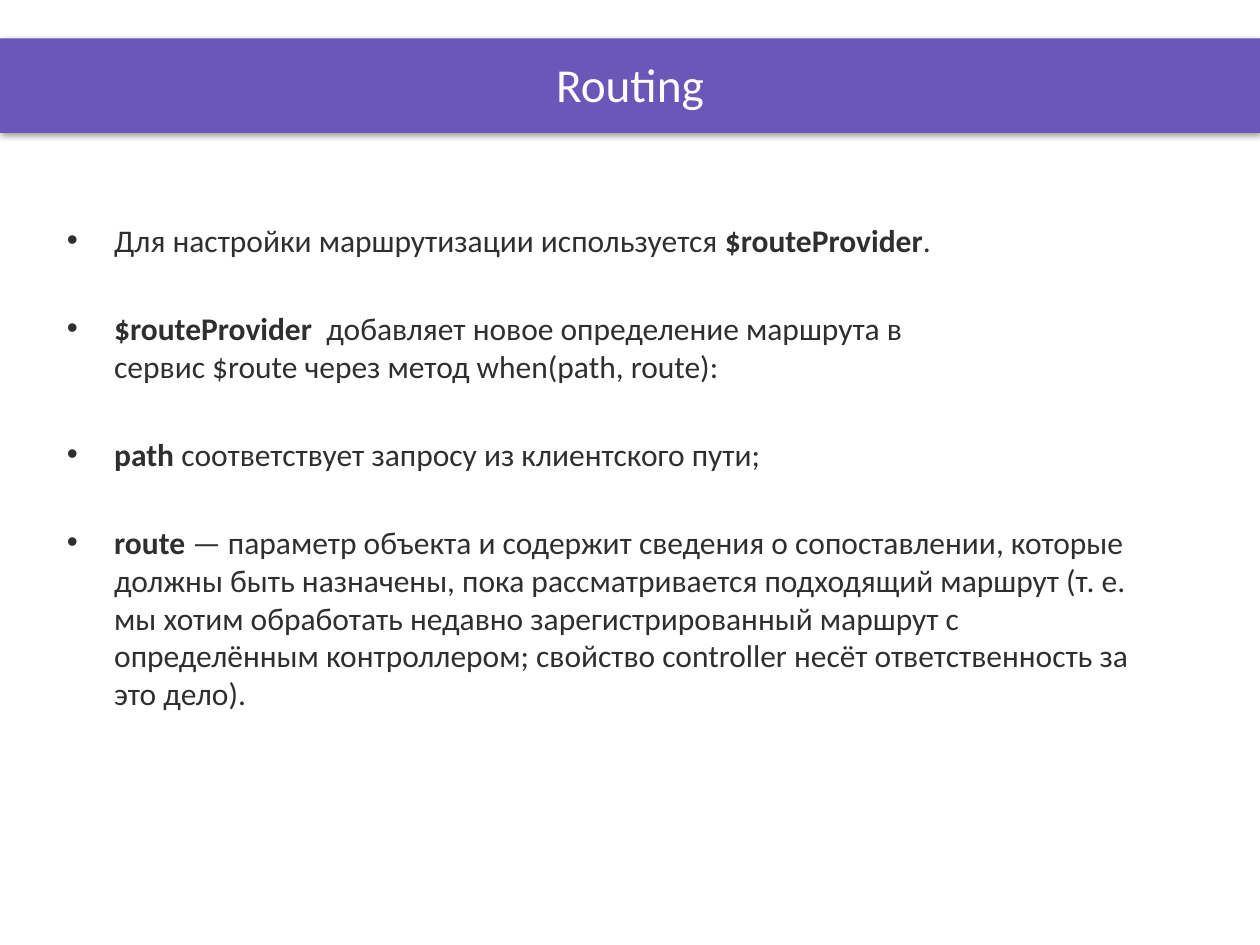
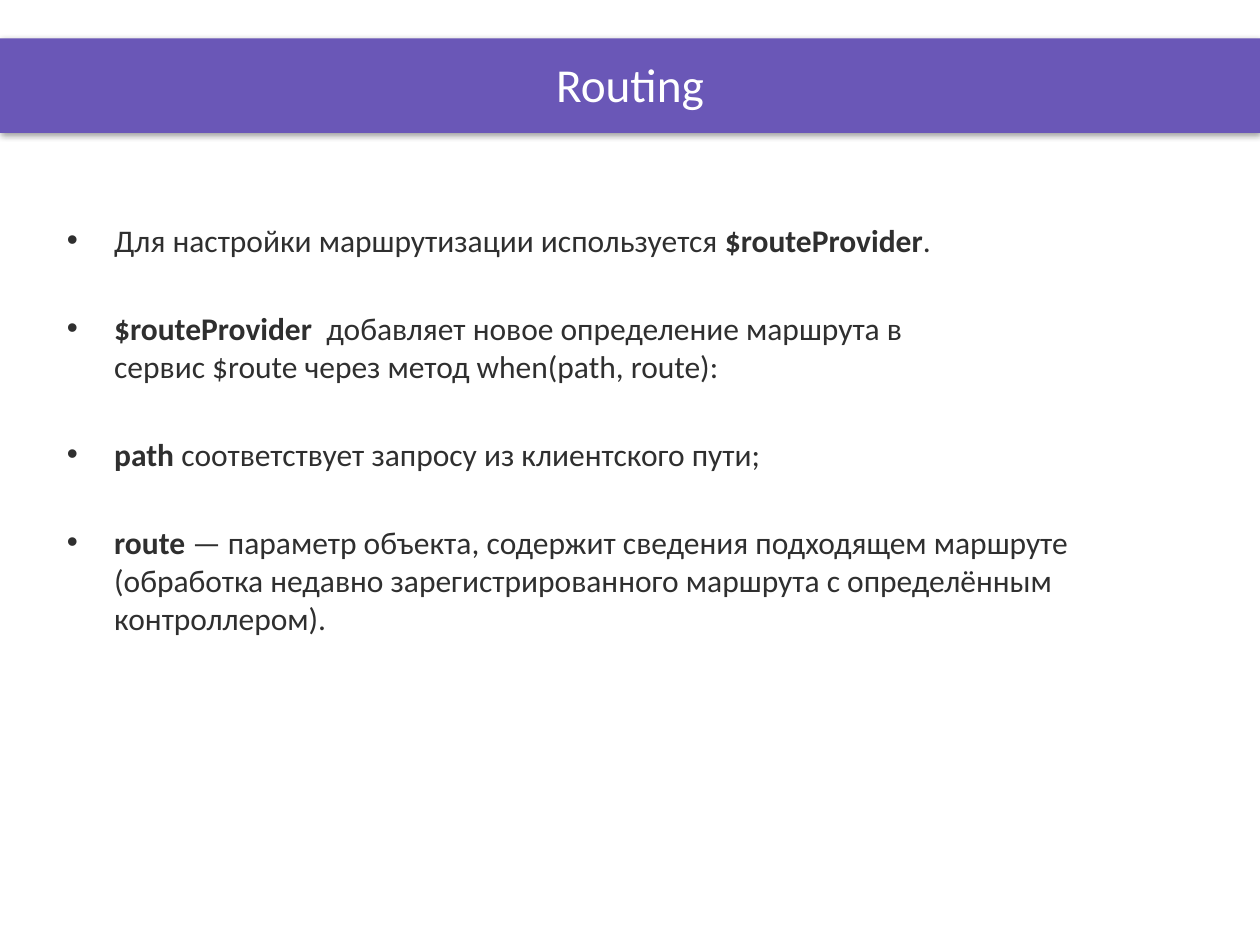
Before and after one commit to OleksandrPetryk/ignite, a slide deck: slide 3 of AngularJS/lesson_16/Presentation/Routing.pptx. Drawn at 1260x945 pixels with LibreOffice and Linux fonts; fonts in the diff are those of the drawing; background and template pictures are left out. Boxes give left, top, right and bottom in pixels: in the first picture for what was removed or moved away, otherwise in the second. Text is boxed around its words. In the diff, an @@ line names an element or a change of style, - is before the commit and + after.

```diff
--- a/AngularJS/lesson_16/Presentation/Routing.pptx
+++ b/AngularJS/lesson_16/Presentation/Routing.pptx
@@ text at (x1=114, y1=532, x2=1068, y2=635): text changed @@
-• route — параметр объекта и содержит сведения о сопоставлении, которые должны быть назначены, пока рассматривается подходящий маршрут (т. е. мы хотим обработать недавно зарегистрированный маршрут с определённым контроллером; свойство controller несёт ответственность за это дело).
+• route — параметр объекта, содержит сведения подходящем маршруте (обработка недавно зарегистрированного маршрута с определённым контроллером).
```
Also in this commit, not shown: 31 other files.
